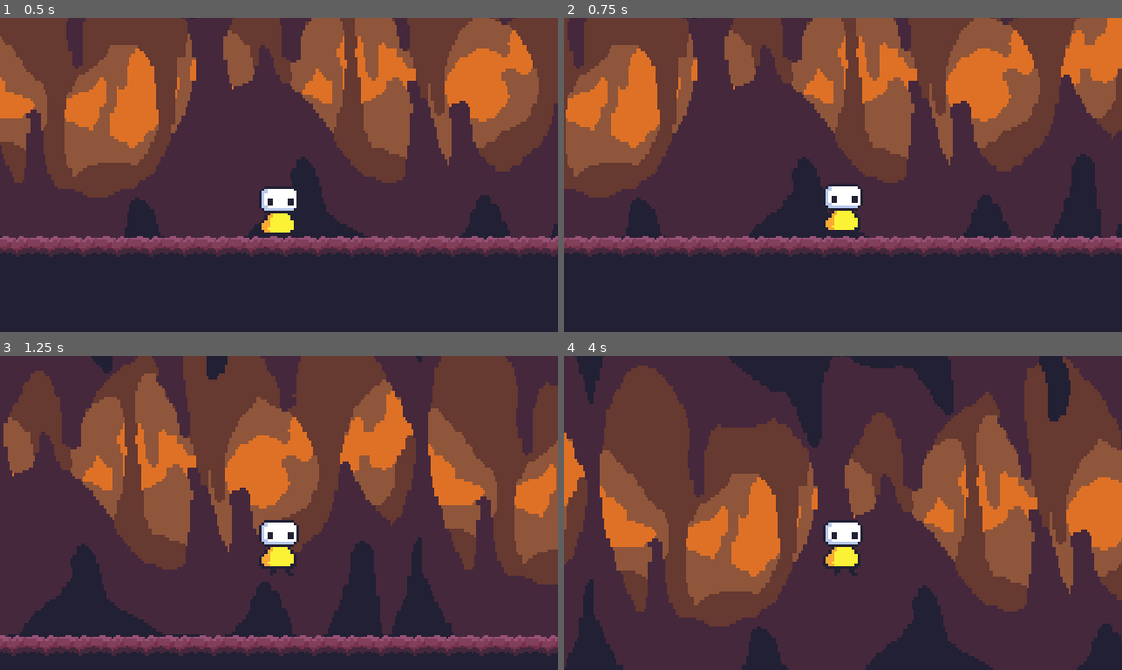
Above: before the commit, frames 1-4 (two rows, left to right).
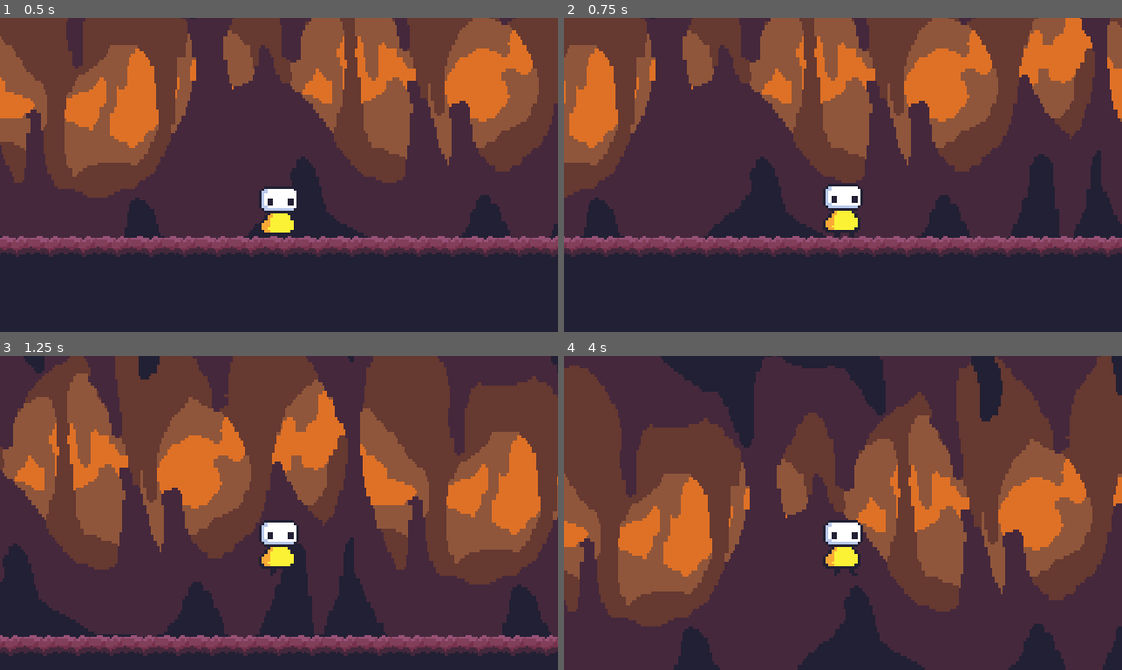
Above: after the commit, the same moments.

Repository: yanaexe/Global-Classroom-Project
Game: Godot game, scene res://scenes/stage_1.tscn
Two runs of this game, one before a commit and one after it. Both use one fixed random seed, a clock stepped at 60 frames per second and the inputs below.
Inputs:
- Up to frame 1 (0.5 s): no input
- Up to frame 2 (0.75 s): tap Enter at 0.5 s; hold Right (right) from 0.53 s (still down); tap Shift (dash) at 0.6 s
- Up to frame 3 (1.25 s): keep holding Right (right); tap Space (jump) at 0.77 s
- Up to frame 4 (4 s): tap Shift (dash) every 0.75 s from 1.35 to 3.6 s; tap Space (jump) at 1.52, 3.02, 3.77 s; release Right (right) at 2.03 s; hold A (left) 2.03-2.78 s; hold Right (right) from 2.78 s (still down)

Frame 1 is identical in both runs. In frame 2, 43% of the frame differs, in the area x 0-100%, y 0-77%; in frame 3, 55%; in frame 4, 62%, in the area x 0-100%, y 0-100%.

Commit message:
Added dash ability to player movement

Diff:
--- a/scripts/character_player.gd
+++ b/scripts/character_player.gd
@@ -1,14 +1,24 @@
 extends CharacterBody2D
 
 @export var speed = 300
-@export var gravity = 1500  #adjust this to make the player get pulled to the ground faster
+@export var gravity = 1500  # Adjust this to make the player get pulled to the ground faster
 @export var jump_strength = 400
+@export var dash_speed = 600  # Speed boost during dash
+@export var dash_duration = 0.2  # Dash time in seconds
+@export var dash_cooldown = 1.0  # Cooldown before dashing again
+
 @onready var animation = $AnimationPlayer
 var last_direction = "right"
+var is_dashing = false
+var dash_timer = 0.0
+var dash_cooldown_timer = 0.0
 
 func get_input():
 	var input_direction = Input.get_axis("left", "right")
-	velocity.x = input_direction * speed
+
+	# Apply normal movement if not dashing
+	if not is_dashing:
+		velocity.x = input_direction * speed
 
 	if not is_on_floor():
 		velocity.y += gravity * get_process_delta_time()  # Apply gravity only when not on the floor
@@ -30,10 +40,27 @@
 		velocity.y = -jump_strength  # Apply jump force
 		animation.play("jump_" + last_direction)
 
-func _physics_process(_delta):
+	# Dash Mechanic
+	if Input.is_action_just_pressed("dash") and not is_dashing and dash_cooldown_timer <= 0:
+		is_dashing = true
+		dash_timer = dash_duration
+		dash_cooldown_timer = dash_cooldown
+		velocity.x = dash_speed if last_direction == "right" else -dash_speed
+		animation.play("dash_" + last_direction)
+
+func _physics_process(delta):
+	# Handle dashing
+	if is_dashing:
+		dash_timer -= delta
+		if dash_timer <= 0:
+			is_dashing = false  # End dash
+
+	# Cooldown countdown
+	if dash_cooldown_timer > 0:
+		dash_cooldown_timer -= delta
+
 	get_input()
 	move_and_slide()
-
 
 func die():
 	if last_direction == "right":
